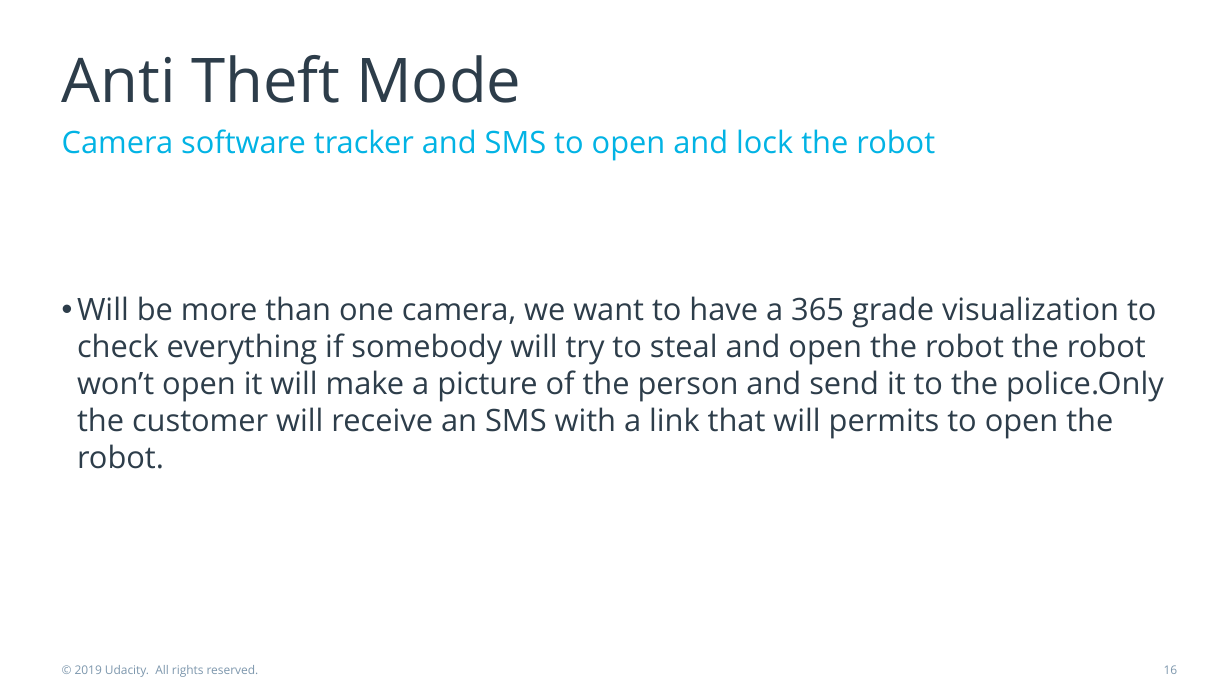
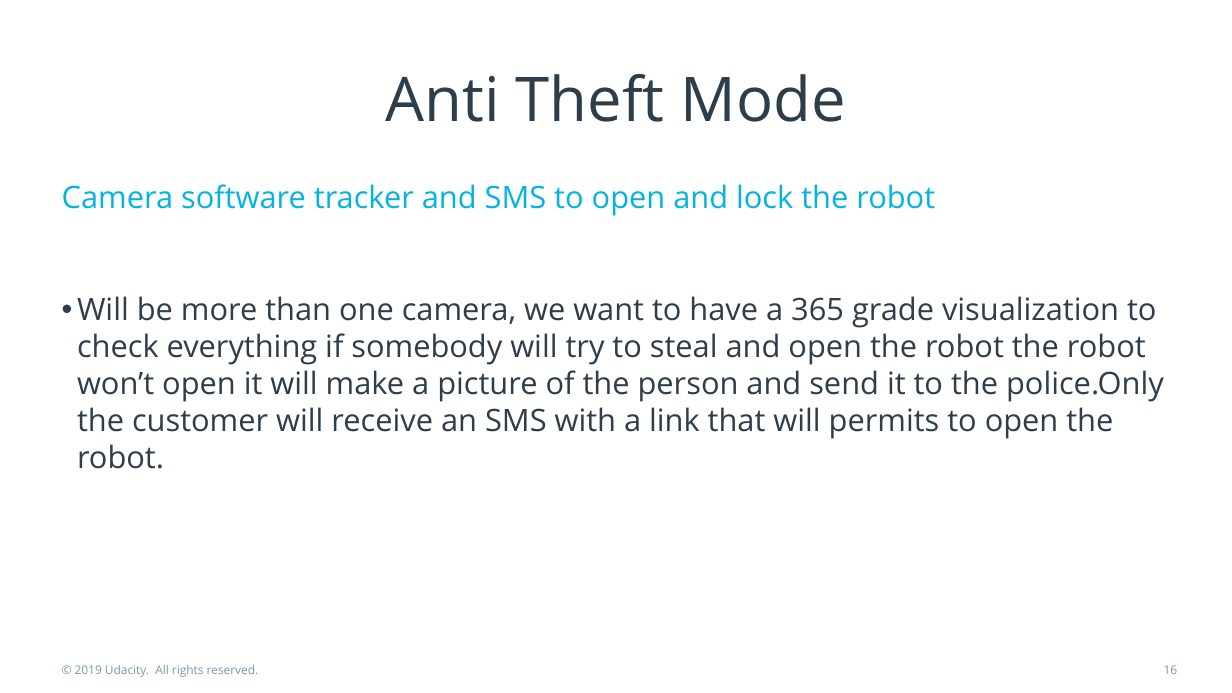
Before and after one commit to Vegetam/ProductManager, a slide deck: slide 16 of DoorDashPresentation.pptx. Drawn at 1232x693 pixels with LibreOffice and Linux fonts; fonts in the diff are those of the drawing. Boxes give left, top, right and bottom in pixels: in the first picture for what was removed or moved away, otherwise in the second. Text is boxed around its words. In the diff, an @@ line names an element or a change of style, - is before the commit and + after.

```diff
--- a/DoorDashPresentation.pptx
+++ b/DoorDashPresentation.pptx
@@ title "Anti Theft Mode": place and size @@
-title "Anti Theft Mode" at <box>62,55,521,103</box>
+title "Anti Theft Mode" at <box>386,74,846,122</box>
@@ title "Anti Theft Mode" at <box>386,74,846,122</box>: alignment left to centre @@
@@ text "Camera software tracker and SMS ...": place and size @@
-text "Camera software tracker and SMS ..." at <box>62,129,935,161</box>
+text "Camera software tracker and SMS ..." at <box>62,184,935,216</box>
```
Also in this commit, not shown: 4 other slides changed.
